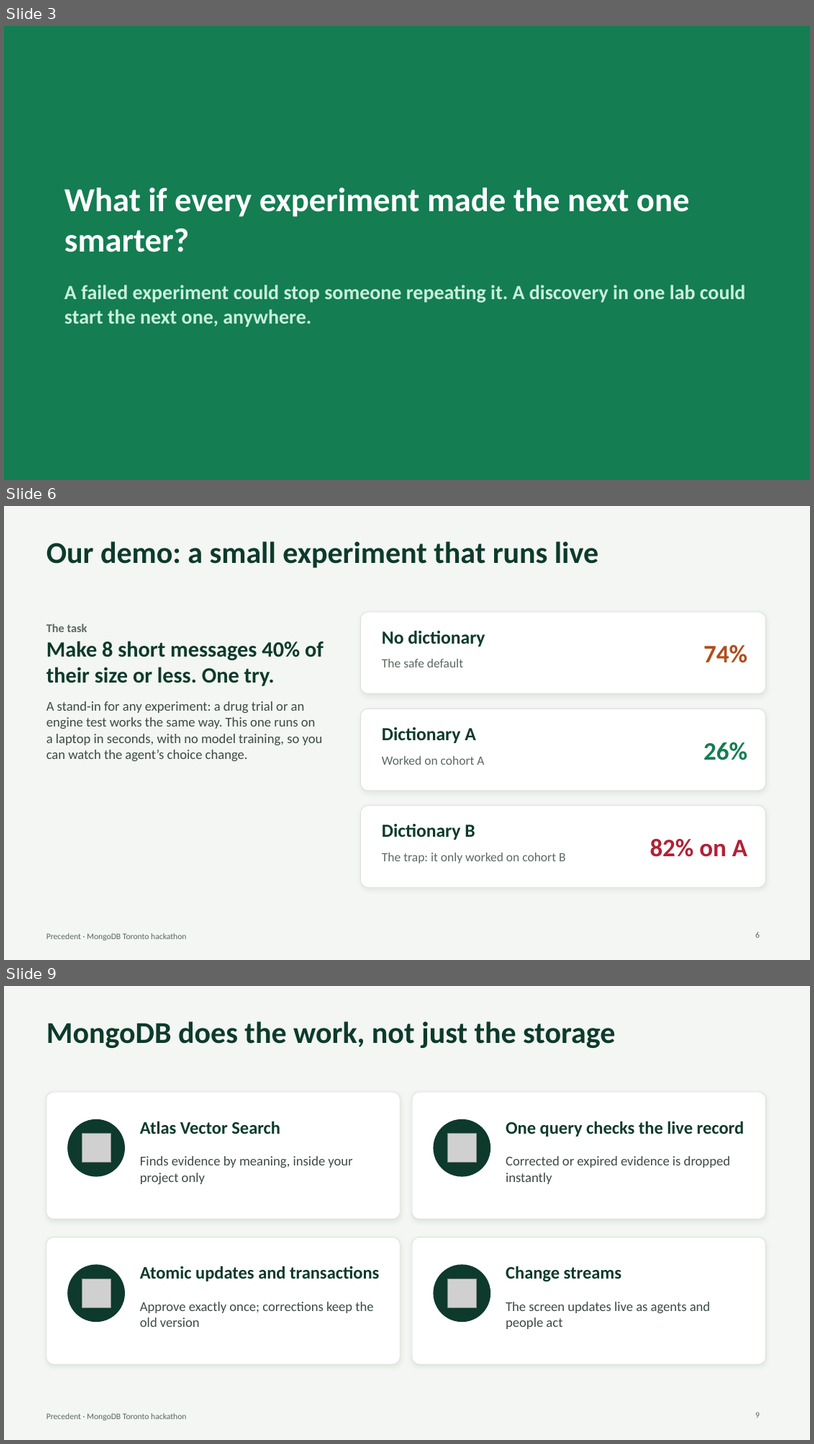
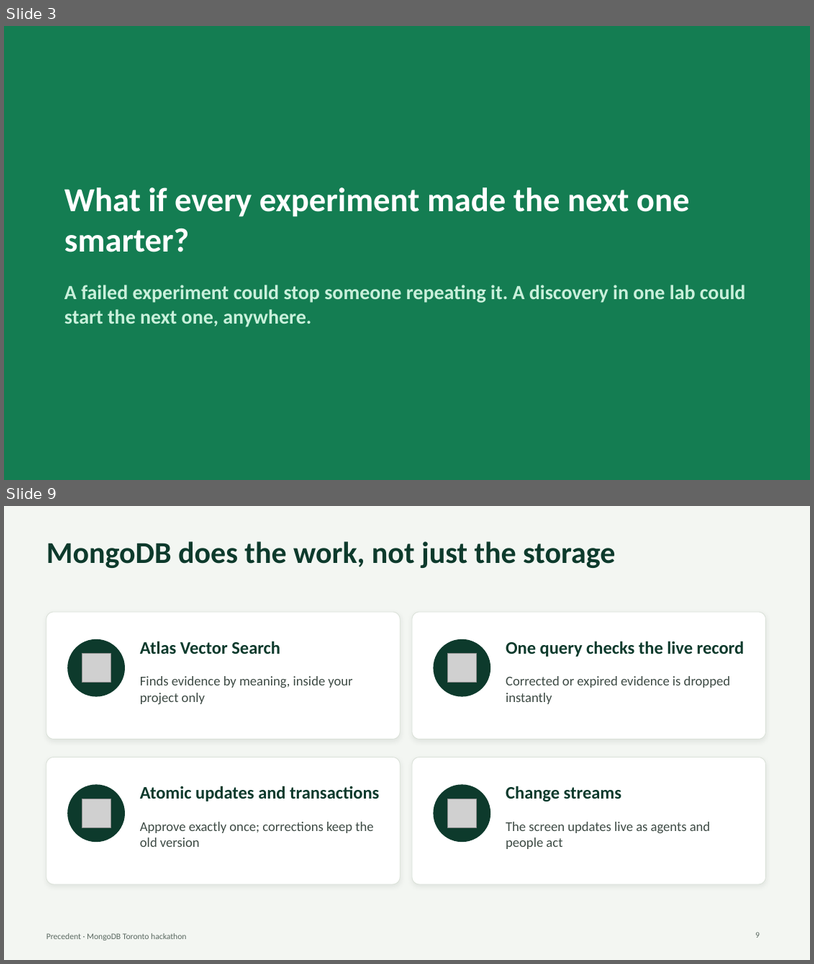
Before and after one commit to SalmaRoshdy-YG/Hackathon-project, a slide deck: docs/deck/precedent-deck.pptx. Shown one above the other, each under a label of ours: slides 3, 6 and 9 before the commit, slides 3 and 9 after it; the slides between them are not shown. The pictures are 814x1444 and 814x964 pixels, drawn with LibreOffice and Linux fonts; fonts in the diff are those of the drawing; grey boxes stand for pictures. Boxes give left, top, right and bottom in pixels: in the first picture for what was removed or moved away, otherwise in the second. Text is boxed around its words. In the diff, an @@ line names an element or a change of style, - is before the commit and + after.

```diff
--- a/docs/deck/precedent-deck.pptx
+++ b/docs/deck/precedent-deck.pptx
@@ slide 6 removed at bbox=[4, 506, 810, 960], background #F3F6F2; not listed: 1 template element that a slide beside it also shows @@
@@ title removed at bbox=[46, 541, 599, 568] @@
-Our demo: a small experiment that runs live
@@ rounded rectangle removed at bbox=[361, 612, 766, 693] @@
@@ text removed at bbox=[46, 623, 324, 761] @@
-The task
-Make 8 short messages 40% of their size or less. One try.
-A stand-in for any experiment: a drug trial or an engine test works the same way. This one runs on a laptop in seconds, with no model training, so you can watch the agent’s choice change.
@@ text removed at bbox=[382, 631, 485, 646] @@
-No dictionary
@@ text removed at bbox=[704, 645, 748, 663] @@
-74%
@@ text removed at bbox=[382, 659, 463, 667] @@
-The safe default
@@ rounded rectangle removed at bbox=[361, 708, 766, 790] @@
@@ text removed at bbox=[382, 727, 476, 743] @@
-Dictionary A
@@ text removed at bbox=[704, 742, 748, 760] @@
-26%
@@ text removed at bbox=[382, 756, 484, 764] @@
-Worked on cohort A
@@ rounded rectangle removed at bbox=[361, 806, 766, 887] @@
@@ text removed at bbox=[382, 824, 475, 839] @@
-Dictionary B
@@ text removed at bbox=[651, 839, 748, 857] @@
-82% on A
@@ text removed at bbox=[382, 852, 566, 863] @@
-The trap: it only worked on cohort B
@@ page number removed at bbox=[756, 932, 760, 937] @@
-6
```
Also in this commit, not shown: 6 slides changed, 1 slide added, 1 other file.
